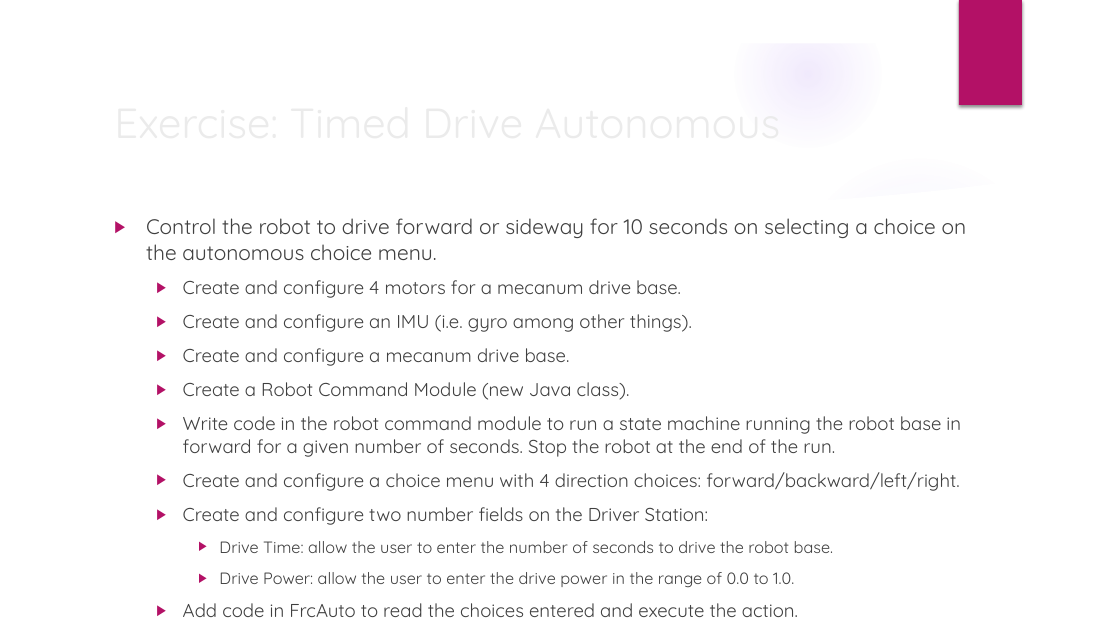
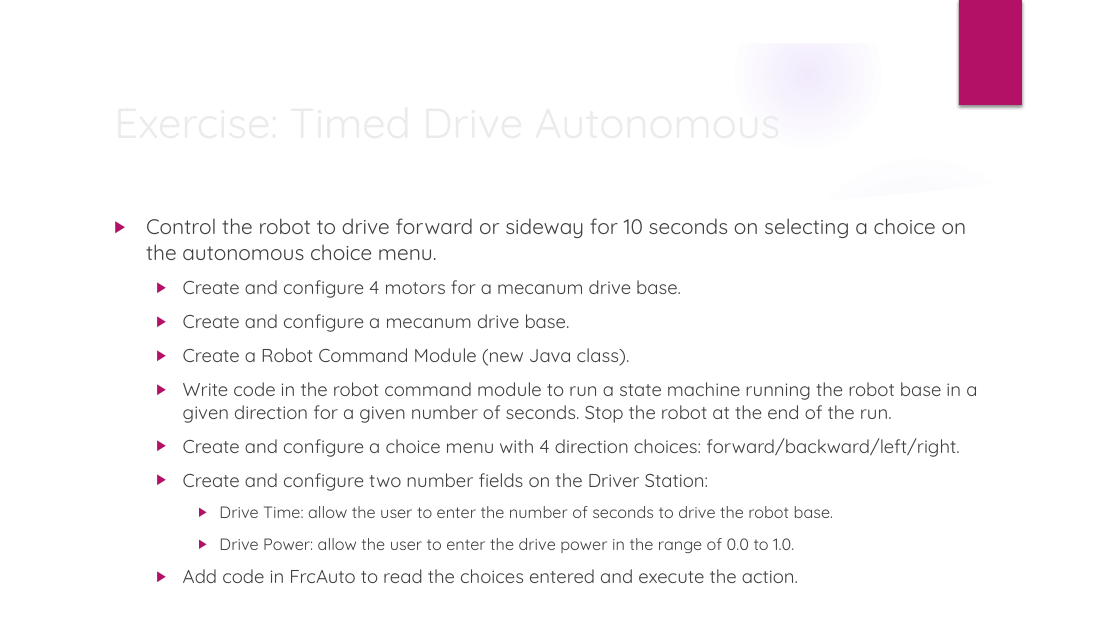
Before and after one commit to trc492/FrcProgrammingClass, a slide deck: slide 11 of Lesson7/AdvancedRoboticsLesson7.pptx. Drawn at 1120x630 pixels with LibreOffice and Linux fonts; fonts in the diff are those of the drawing; background and template pictures are left out. Boxes give left, top, right and bottom in pixels: in the first picture for what was removed or moved away, otherwise in the second. Text is boxed around its words. In the diff, an @@ line names an element or a change of style, - is before the commit and + after.

Commit message:
Updated

```diff
--- a/Lesson7/AdvancedRoboticsLesson7.pptx
+++ b/Lesson7/AdvancedRoboticsLesson7.pptx
@@ text at [183, 314, 692, 332]: paragraph removed @@
-  ▶ Create and configure an IMU (i.e. gyro among other things).
@@ text at [183, 382, 977, 423]: text changed @@
-  ▶ Write code in the robot command module to run a state machine running the robot base in forward for a given number of seconds. Stop the robot at the end of the run.
+  ▶ Write code in the robot command module to run a state machine running the robot base in a given direction for a given number of seconds. Stop the robot at the end of the run.
```
Also in this commit, not shown: 1 other slide changed, 5 slides added.
